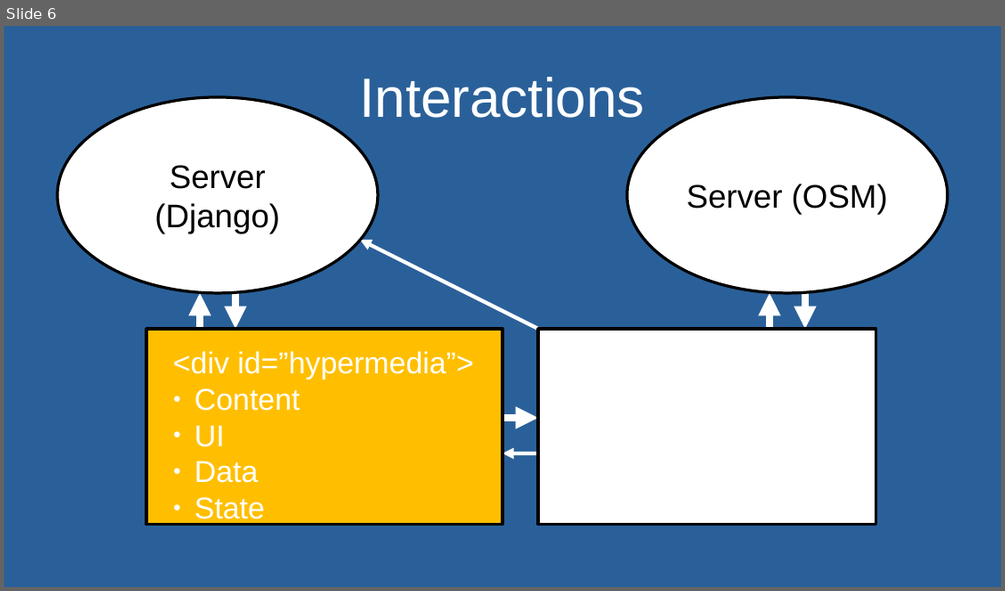
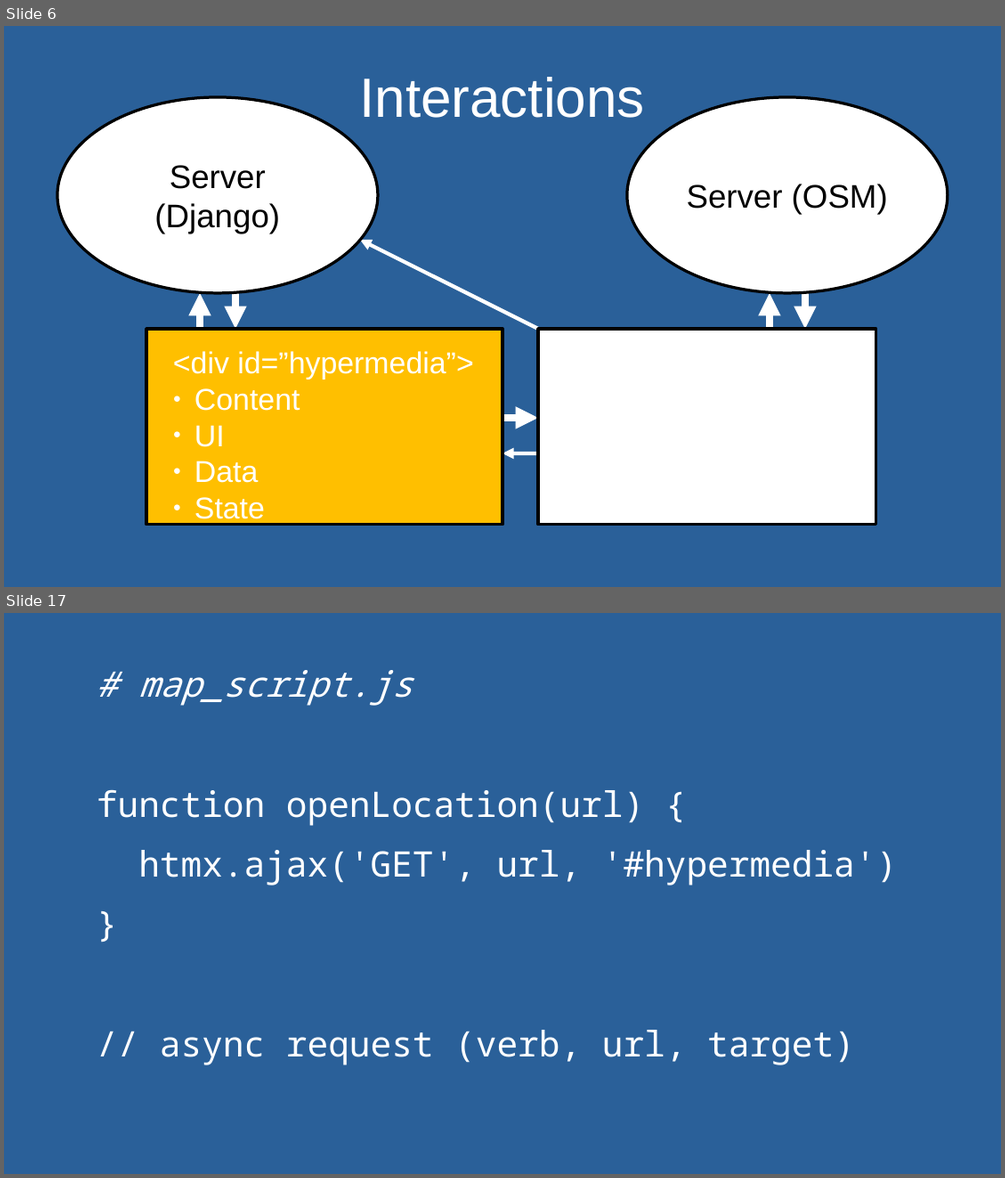
Before and after one commit to andywar65/map_swap_example, a slide deck: hypermedia_driven_maps.odp. Shown one above the other, each under a label of ours: slide 6 before the commit, slides 6 and 17 after it; the slides between them are not shown. The pictures are 1005x591 and 1005x1178 pixels, drawn with LibreOffice and Linux fonts; fonts in the diff are those of the drawing. Boxes give left, top, right and bottom in pixels: in the first picture for what was removed or moved away, otherwise in the second. Text is boxed around its words. In the diff, an @@ line names an element or a change of style, - is before the commit and + after.

```diff
--- a/hypermedia_driven_maps.odp
+++ b/hypermedia_driven_maps.odp
@@ slide 17 added at box(4, 613, 1001, 1174), background #2A6099 @@
@@ text added at box(97, 670, 897, 1065), 28 pt, text #FFFFFF @@
+# map_script.js
+function openLocation(url) {
+htmx.ajax('GET', url, '#hypermedia')
+}
+// async request (verb, url, target)
```
Also in this commit, not shown: 4 slides changed, 7 other slides added.
